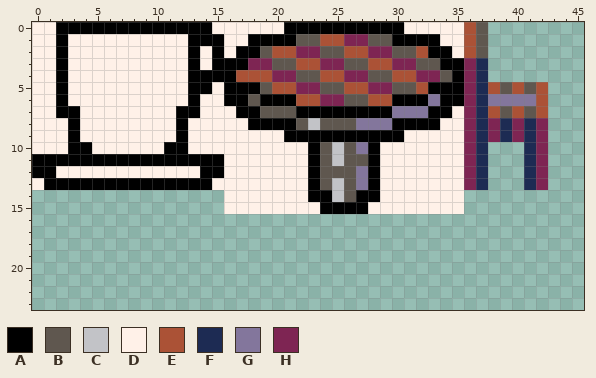
One commit to this sprite sheet: carts/spritesheet.png. The picture above is the old version.
The file is 128x128 pixels. Shown: x 0..45, y 0..23.
Palette (. is transparent): A #000000  B #5f574f  C #c2c3c7  D #fff1e8  E #ab5236  F #1d2b53  G #83769c  H #7e2553
Pixels before, first column x 0:
 0 DDAAAAAAAAAAAAADDDDDDAAAAAAAAAADDDDDEB.....
 1 DDADDDDDDDDDDAAADDAAAABBEEHHBBAAAADDEB.....
 2 DDADDDDDDDDDDADADAABEEHHBBEEHHBBEAADEB.....
 3 DDADDDDDDDDDDADAAAHHBBEEHHBBEEHHBBAAHF.....
 4 DDADDDDDDDDDDAAAAEEEHHBBEEHHBBEEHHBAHF.....
 5 DDADDDDDDDDDDAADAAABEEHHBBEEHHBBEAAAHFEBEBE
 6 DDADDDDDDDDDDADDAABAAAEEHHBBEEAAAGAAHFGGGGE
 7 DDAADDDDDDDDAADDDAABBBAAAAAAAAGGGAADHFEBEBE
 8 DDDADDDDDDDDADDDDDAAAABCBBBGGGAAAADDHFHFHFH
 9 DDDADDDDDDDDADDDDDDDDAAAAAAAAAADDDDDHFHFHFH
10 DDDAADDDDDDAADDDDDDDDDDABCBGADDDDDDDHF...FH
11 AAAAAAAAAAAAAAAADDDDDDDABCBBADDDDDDDHF...FH
12 AADDDDDDDDDDDDAADDDDDDDABBBGADDDDDDDHF...FH
13 DAAAAAAAAAAAAAADDDDDDDDABCBGADDDDDDDHF...FH
14 ................DDDDDDDAACBAADDDDDDD.......
15 ................DDDDDDDDAAAADDDDDDDD.......
After the commit:
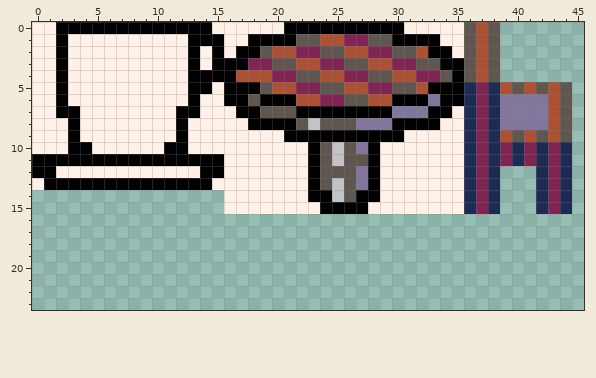
Change:
y 0..2: x 36..38 EB. -> BEB
y 3..4: x 36..38 HF. -> BEB
y 5: x 36..44 HFEBEBE.. -> FHFEBEBEB
y 6: x 36..38 HFG -> FHF; x 42..44 E.. -> GEB
y 7: x 36..44 HFEBEBE.. -> FHFGGGGEB
y 8: x 36..44 HFHFHFH.. -> FHFGGGGEB
y 9: x 36..44 HFHFHFH.. -> FHFEBEBEB
y 10..11: x 36..44 HF...FH.. -> FHFHFHFHF
y 12..13: x 36..38 HF. -> FHF; x 41..44 FH.. -> .FHF
y 14..15: x 36..38 ... -> FHF; x 42..44 ... -> FHF
Boxes around the changes in both pictures, in picture pixels (x1, y1, x2, y2):
changed: (464, 22, 572, 214)
